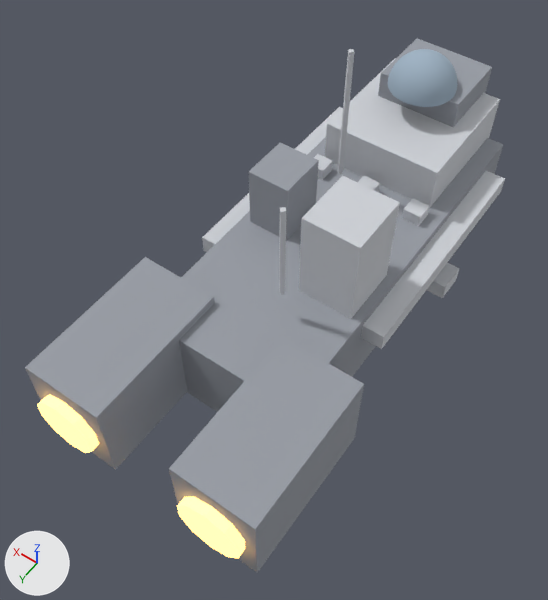
An edit to the glTF model models/tug.glb, drawn before and after from the same camera.
One viewpoint serves both versions: a camera (50 mm lens) standing at (-4.0, 9.67, 9.36) and looking at (0.14, 3.88, 0.26). The axes (+X, +Y, +Z) are drawn at lower left. The lights are the same throughout. The older version comes first. Where no turn or scale is listed for an object, it has been applied to the vertices. Vertices at exactly the same position are counted once.

Script lines for the objects in view, before the commit:
```python
me_sphere_284 = bpy.data.meshes.new('Sphere.284')
me_sphere_284.from_pydata(...)  # 577 vertices, 1104 faces; spans x -0.55..0.55, y -0.55..0.55, z 0.0..0.55
me_sphere_284.materials.append(mat_glass)  # greyish blue #a0b3c4
me_tug = bpy.data.meshes.new('tug')
me_tug.from_pydata(...)  # 200 vertices, 316 faces; spans x -1.9..1.9, y -3.46..4.95, z -0.75..3.3
# faces by material slot: [60, 172, 12, 72]
me_tug.materials.append(mat_metal_dark)  # grey #999ea6
me_tug.materials.append(mat_metal)  # light grey #ced1d7
me_tug.materials.append(mat_window)  # beige #ffedb3, glowing beige #ffedb3
me_tug.materials.append(mat_flame)  # orange #ffc46c, glowing orange #ffc46c
ob_dome_011 = bpy.data.objects.new('dome.011', me_sphere_284)
ob_dome_011.location = (0.0, 0.0, 1.9)
ob_tug = bpy.data.objects.new('tug', me_tug)
ob_tug.location = (0.0, 2.3, 0.0)
```
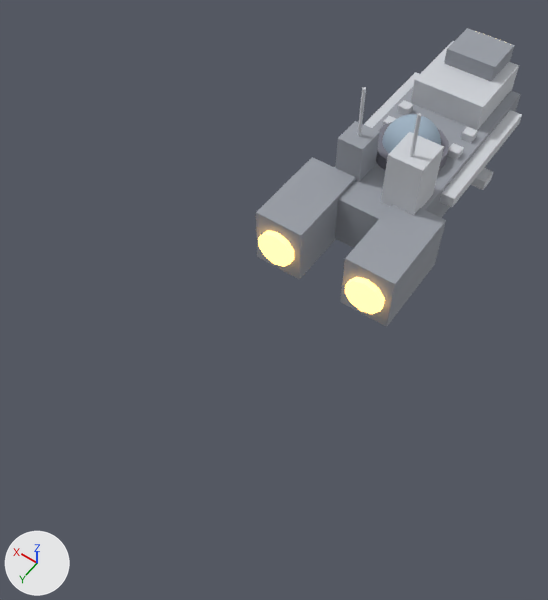
The edits, one by one:
Material 'hull_edge' (mat_hull_edge) is new.
Its base color is (0.2, 0.2, 0.24) (grey #7c7c86).
Its roughness is 1.0.
me_tug is used by ob_tug; location (0.0, 2.3, 0.0).
me_tug had 200 vertices, 316 faces and spanned x -1.9..1.9, y -3.46..4.95, z -0.75..3.3.
me_tug now has 212 vertices, 344 faces and spans x -1.29..1.29, y -2.87..2.87, z -0.54..2.28.
me_tug part 1: a new loose piece, a box spanning x -0.88..0.88, y -2.68..1.67, z -0.48..0.48, in mat_metal_dark (grey #999ea6).
me_tug part 2: a new loose piece, a box spanning x -0.48..0.48, y -2.82..-2.0, z 0.88..1.29, in mat_metal_dark (grey #999ea6).
me_tug part 3: a new loose piece, a box spanning x 0.34..0.82, y 0.58..1.13, z 0.44..1.19, in mat_metal_dark (grey #999ea6).
me_tug part 4: a new loose piece, a box spanning x -1.29..-0.41, y 1.13..2.76, z -0.54..0.54, in mat_metal_dark (grey #999ea6).
me_tug part 5: a new loose piece, a box spanning x 0.41..1.29, y 1.13..2.76, z -0.54..0.54, in mat_metal_dark (grey #999ea6).
me_tug part 6: a new loose piece, a box spanning x -0.68..0.68, y -2.75..-1.25, z 0.37..0.99, in mat_metal (light grey #ced1d7).
me_tug part 7: a new loose piece, a box spanning x -0.82..-0.2, y 0.65..1.33, z 0.41..1.5, in mat_metal (light grey #ced1d7).
me_tug part 8: the loose piece of 8 vertices spanning x 0.35..0.45, y -0.65..-0.55, z 1.1..3.3 is scaled about its middle by (0.68, 0.68, 0.433), then moved by (0.18, 1.46, -0.57).
me_tug part 9: the loose piece of 8 vertices spanning x -0.35..-0.25, y 1.95..2.05, z 1.2..2.8 is scaled about its middle by (0.68, 0.68, 0.51), then moved by (-0.21, -0.87, -0.13).
me_tug part 10: a new loose piece, a box spanning x -1.16..1.16, y -1.35..-1.01, z -0.54..-0.34, in mat_metal (light grey #ced1d7).
me_tug part 11: the loose piece of 12 vertices spanning x -1.65..-1.25, y -2.6..1.4, z 0.25..0.55 is scaled about its middle by 0.68, then moved by (0.46, -0.31, -0.13).
me_tug part 12: the loose piece of 12 vertices spanning x 1.25..1.65, y -2.6..1.4, z 0.25..0.55 is scaled about its middle by 0.68, then moved by (-0.46, -0.31, -0.13).
me_tug part 13: a new loose piece, a box spanning x -0.75..-0.54, y -1.08..-0.88, z 0.48..0.61, in mat_metal (light grey #ced1d7).
me_tug part 14: a new loose piece, a box spanning x 0.54..0.75, y -1.08..-0.88, z 0.48..0.61, in mat_metal (light grey #ced1d7).
me_tug part 15: a new loose piece, a box spanning x -0.75..-0.54, y -0.54..-0.33, z 0.48..0.61, in mat_metal (light grey #ced1d7).
me_tug part 16: a new loose piece, a box spanning x 0.54..0.75, y -0.54..-0.33, z 0.48..0.61, in mat_metal (light grey #ced1d7).
me_tug part 17: a new loose piece, a 14-sided cylinder along z spanning x -0.63..0.63, y -0.65..0.65, z 0.44..0.71, in mat_hull_edge (grey #7c7c86).
me_tug part 18: a new loose piece, a 10-sided cylinder along y spanning x -1.17..-0.53, y 2.76..2.87, z -0.34..0.34, in mat_flame (orange #ffc46c, glowing orange #ffc46c).
me_tug part 19: a new loose piece, a 10-sided cylinder along y spanning x 0.53..1.17, y 2.76..2.87, z -0.34..0.34, in mat_flame (orange #ffc46c, glowing orange #ffc46c).
me_tug part 20: 17 loose pieces with 160 vertices, spanning x -1.9..1.9, y -3.46..4.95, z -0.75..2.2, are deleted.
Other edits to the shape of me_tug do not show in these pictures.
me_tug gains material mat_hull_edge (grey #7c7c86).
Object 'tug' (ob_tug) moves from (0.0, 2.3, 0.0) to (0.0, 0.0, 0.0).
Object 'dome.011' (ob_dome_011) moves from (0.0, 0.0, 1.9) to (0.0, 0.0, 0.69).

Location of each change, (x1, y1, x2, y2) in pixels of the pictures (548 x 600 px; the box of a moved part takes in the faces that stretch with it):
'tug', reshaped, moved (44% narrower, 44% shorter): before (25, 38, 505, 573); after (256, 28, 522, 327)
'dome.011', moved: before (387, 49, 457, 107); after (382, 114, 441, 153)
part 1 of me_tug, added: after (334, 87, 521, 248)
part 2 of me_tug, added: after (444, 28, 515, 81)
part 3 of me_tug, added: after (335, 121, 380, 182)
part 4 of me_tug, added: after (340, 205, 446, 327)
part 5 of me_tug, added: after (256, 157, 356, 279)
part 6 of me_tug, added: after (411, 41, 519, 130)
part 7 of me_tug, added: after (381, 132, 444, 215)
part 8 of me_tug, moved or reshaped: before (338, 49, 354, 174); after (357, 87, 366, 136)
part 9 of me_tug, moved or reshaped: before (279, 207, 286, 294); after (410, 113, 421, 157)
part 10 of me_tug, added: after (471, 168, 493, 190)
part 11 of me_tug, moved or reshaped: before (361, 171, 505, 349); after (440, 110, 522, 207)
part 12 of me_tug, moved or reshaped: before (202, 107, 343, 252); after (364, 72, 420, 128)
part 13 of me_tug, added: after (461, 127, 478, 143)
part 14 of me_tug, added: after (397, 100, 413, 115)
part 15 of me_tug, added: after (447, 143, 464, 160)
part 16 of me_tug, added: after (382, 116, 396, 126)
part 17 of me_tug, added: after (376, 122, 449, 172)
part 18 of me_tug, added: after (345, 277, 385, 314)
part 19 of me_tug, added: after (258, 230, 294, 267)
part 20 of me_tug, deleted: before (25, 38, 503, 573)
